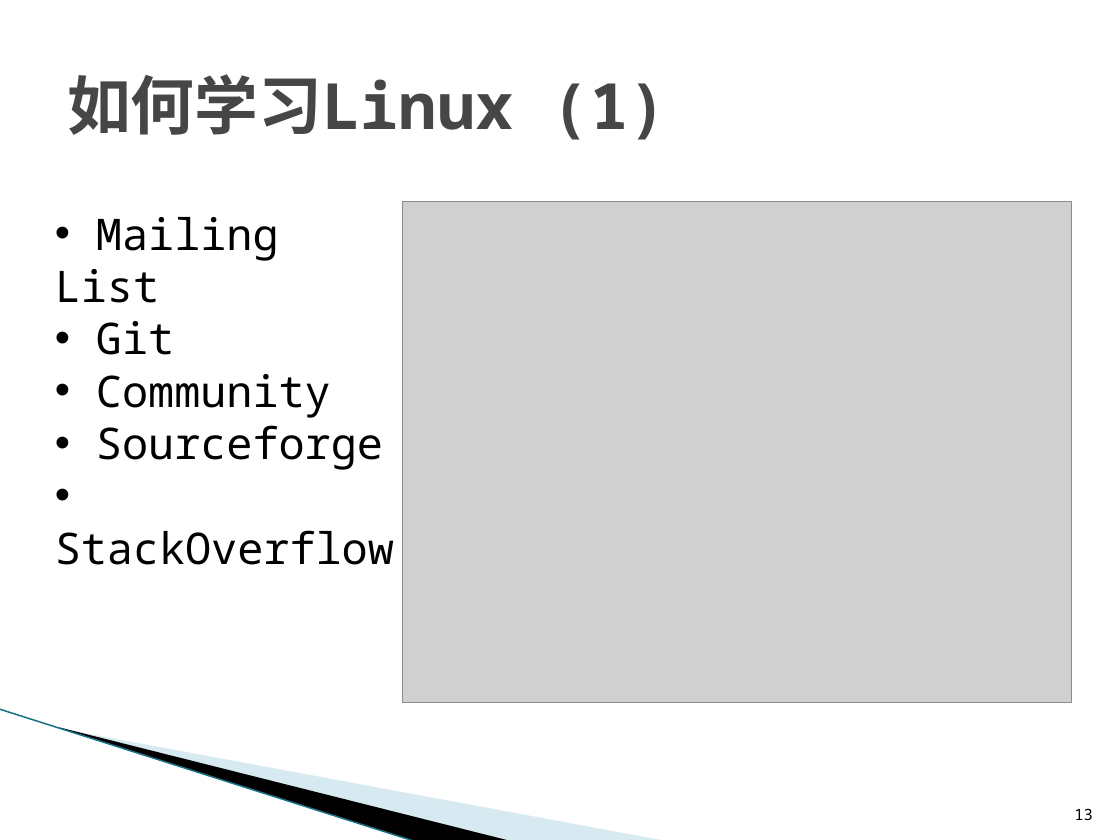
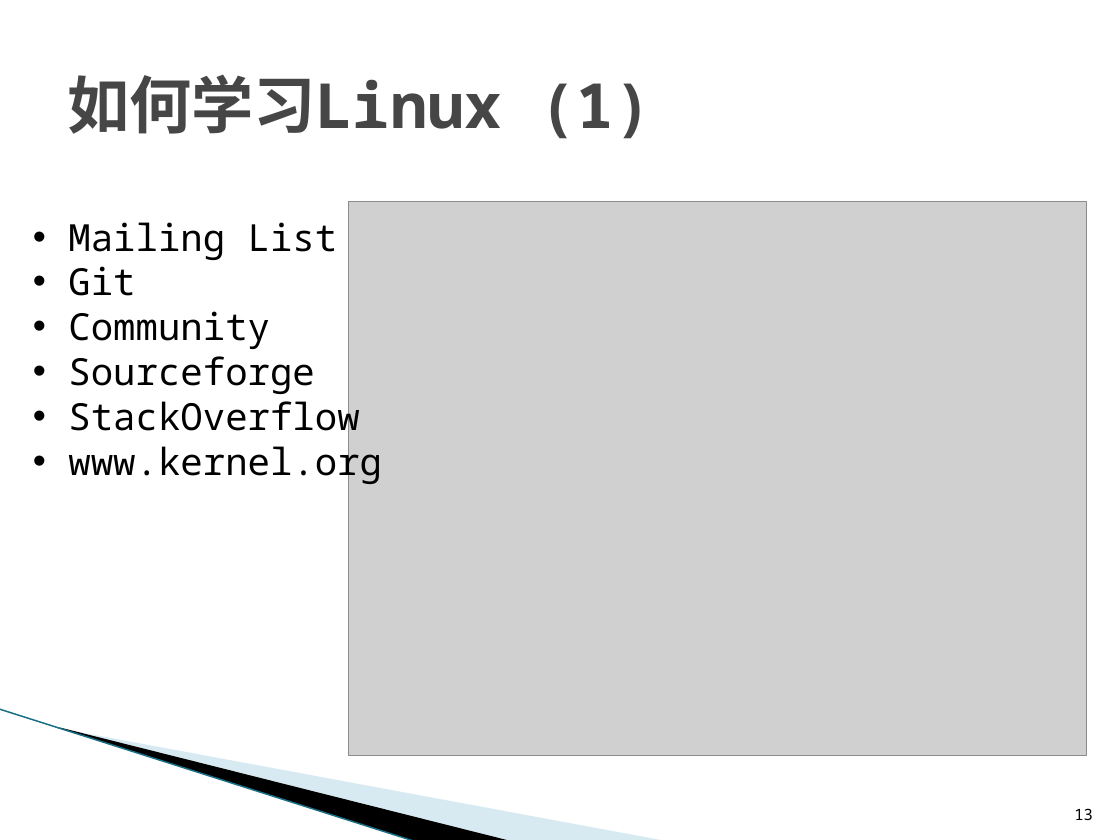
Before and after one commit to L3w1s-L1u/a_linux_prime, a slide deck: slide 13 of linux_introduction/Linux_Intro.pptx. Drawn at 1120x840 pixels with LibreOffice and Linux fonts; fonts in the diff are those of the drawing; grey boxes stand for pictures; background and template pictures are left out. Boxes give left, top, right and bottom in pixels: in the first picture for what was removed or moved away, otherwise in the second. Text is boxed around its words. In the diff, an @@ line names an element or a change of style, - is before the commit and + after.

```diff
--- a/linux_introduction/Linux_Intro.pptx
+++ b/linux_introduction/Linux_Intro.pptx
@@ title "如何学习Linux (1)" at <box>67,74,652,139</box>: size 41 to 40 pt @@
@@ text "Mailing List": place and size @@
-text "Mailing List" at <box>55,217,394,565</box>
+text "Mailing List" at <box>68,222,382,485</box>
@@ picture: place and size @@
-picture at <box>402,202,1071,703</box>
+picture at <box>348,202,1086,756</box>
@@ text at <box>68,222,359,440</box>: size 28 to 24 pt in "Mailing List", "Git", "Community", "Sourceforge" and 1 more places @@
@@ text at <box>68,440,382,485</box>: paragraph added @@
+• www.kernel.org
```
Also in this commit, not shown: 10 other slides changed, 2 slides added, 1 slide removed, 2 other files.
